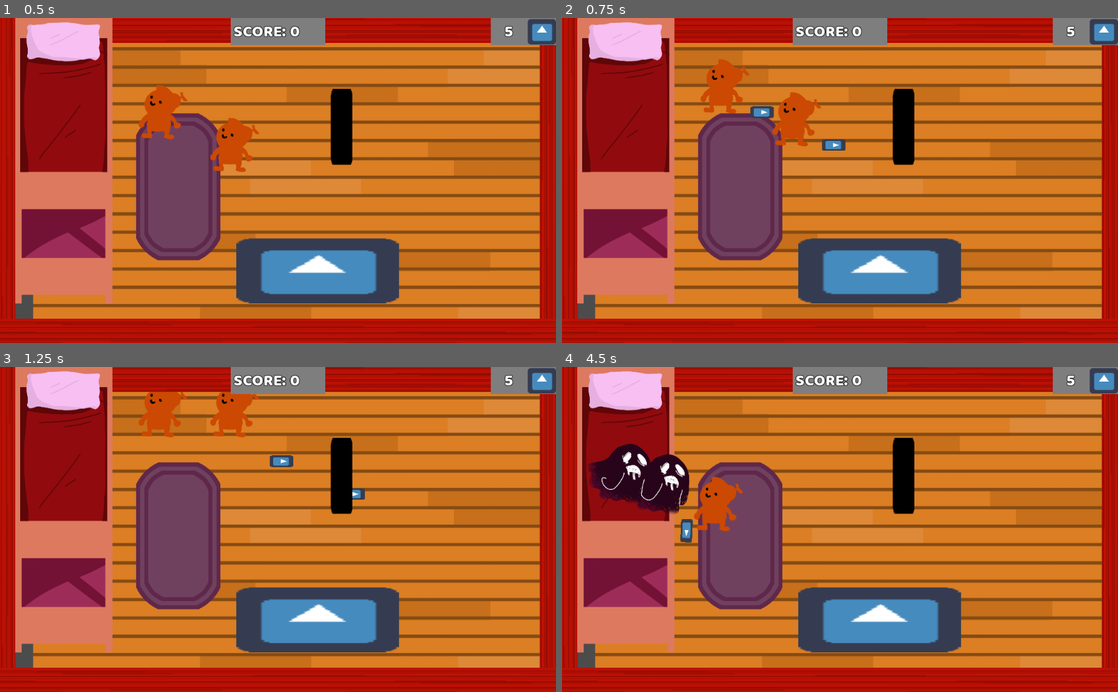
Above: before the commit, frames 1-4 (two rows, left to right).
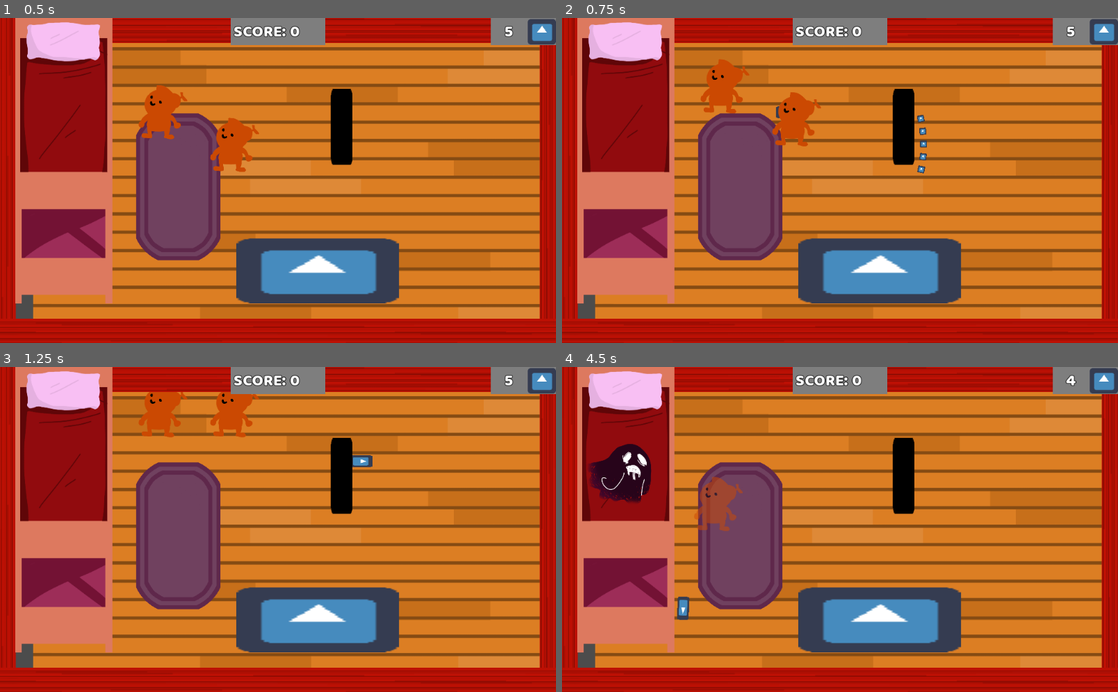
Above: after the commit, the same moments.

Repository: JuannFerrari/GlobalGameJam2019
Game: Godot game, scene res://Game.tscn
The game is run twice, just before and just after one commit, with the same random seed, the same clock (stepped at 60 frames per second) and the same inputs. The engine's default icon, where the game draws it, is replaced by a stand-in: a white triangle on a blue panel in a dark square.
Inputs:
- Up to frame 1 (0.5 s): no input
- Up to frame 2 (0.75 s): tap Enter (ui_accept) at 0.5 s; hold Up (ui_up) from 0.53 s (still down)
- Up to frame 3 (1.25 s): keep holding Up (ui_up); tap Enter (ui_accept) at 0.77 s
- Up to frame 4 (4.5 s): tap Enter (ui_accept) at 1.52, 3.02, 3.77 s; release Up (ui_up) at 2.03 s; hold Left (ui_left) 2.03-3.53 s; hold Down (ui_down) 3.53-4.28 s; hold Right (ui_right) from 4.28 s (still down)

Frame 1 is identical in both runs. In frame 2, 0.5% of the frame differs, in the area x 33-66%, y 27-48%; in frame 3, 0.4%; in frame 4, 2.4%, in the area x 12-93%, y 2-78%.

Commit message:
shotgun again

Diff:
--- a/Bullet.gd
+++ b/Bullet.gd
@@ -1,7 +1,7 @@
 extends Area2D
 
 
-const VEL=300
+const VEL=500
 export var direction = 0
 
 
--- a/EnemyOne.tscn
+++ b/EnemyOne.tscn
@@ -5,7 +5,8 @@
 
 [sub_resource type="CircleShape2D" id=1]
 
-radius = 1.0
+custom_solver_bias = 1.0
+radius = 64.0
 
 [node name="EnemyOne" type="Area2D"]
 collision_layer = 4
--- a/Game.tscn
+++ b/Game.tscn
@@ -1,9 +1,10 @@
-[gd_scene load_steps=5 format=2]
+[gd_scene load_steps=6 format=2]
 
 [ext_resource path="res://Player.tscn" type="PackedScene" id=1]
-[ext_resource path="res://Map.tscn" type="PackedScene" id=2]
-[ext_resource path="res://interface/Interface.tscn" type="PackedScene" id=3]
-[ext_resource path="res://Spawner.tscn" type="PackedScene" id=4]
+[ext_resource path="res://Player2.gd" type="Script" id=2]
+[ext_resource path="res://Map.tscn" type="PackedScene" id=3]
+[ext_resource path="res://interface/Interface.tscn" type="PackedScene" id=4]
+[ext_resource path="res://Spawner.tscn" type="PackedScene" id=5]
 
 [node name="Game" type="SkeletonIK"]
 
@@ -12,12 +13,13 @@
 
 [node name="Player2" parent="." instance=ExtResource( 1 )]
 position = Vector2( 430.559, 234.665 )
+script = ExtResource( 2 )
 
-[node name="Map" parent="." instance=ExtResource( 2 )]
+[node name="Map" parent="." instance=ExtResource( 3 )]
 
-[node name="Interface" parent="." instance=ExtResource( 3 )]
+[node name="Interface" parent="." instance=ExtResource( 4 )]
 
-[node name="Spawner" parent="." instance=ExtResource( 4 )]
+[node name="Spawner" parent="." instance=ExtResource( 5 )]
 
 [connection signal="health_changed" from="Player1" to="Interface" method="_on_Player1_health_changed"]
 [connection signal="hide" from="Player1" to="Interface" method="_on_Player_hide"]
--- a/Player2.gd
+++ b/Player2.gd
@@ -14,12 +14,9 @@
 export var MAX_SPEED=300
 export var shot_spread=0.1
 export var shot_count=5
+var bullet_scene = preload ("res://ShotgunBullet.tscn")
+signal health_changed(health)
 
-var bullet_scene = preload ("res://ShotgunBullet.tscn")
-
-# Called when the node enters the scene tree for the first time.
-func _ready():
-	pass # Replace with function body.
 
 func shoot_bullet():
 	for i in range (shot_count):
@@ -29,12 +26,10 @@
 	  bullet.set_rotation(bullet.direction)
 	  bullet.set_global_position(get_global_position())
 
+
 func _physics_process(delta):
 
 	if !dead:
-		if Input.is_action_just_pressed(action_shoot):
-			shoot_bullet()
-
 		if Input.is_action_just_pressed(action_shoot):
 			shoot_bullet()
 
@@ -44,6 +39,7 @@
 			motion.x= max(motion.x - ACCELERATION, -MAX_SPEED)
 		else:
 			motion.x=lerp(motion.x,0,0.2)
+
 		if Input.is_action_pressed(action_up):
 			motion.y=max(motion.y - ACCELERATION, -MAX_SPEED)
 		elif Input.is_action_pressed(action_down):
@@ -60,17 +56,8 @@
 			if ($AnimationPlayer.current_animation != "Move"):
 				$AnimationPlayer.play("Move")
 
-		var collide_info = move_and_collide(motion * delta)
-		if collide_info && collide_info.collider.name == 'EnemyOne':
-			if life-1 <= 0:
-				dead = true
-			else:
-				if can_take_damage:
-					life-=1
-					can_take_damage = false
-					$invul_timer.start(3)
-					modulate = Color(1,1,1,0.3)
-					$CollisionShape2D.disabled = true
+		move_and_collide(motion * delta)
+
 
 	else:
 		$AnimationPlayer.play("idle")
@@ -79,5 +66,25 @@
 
 func _on_invul_timer_timeout():
 	can_take_damage=true
-	modulate = Color(1,1,1,1)
+	if !dead:
+		modulate = Color(1,1,1,1)
 	$CollisionShape2D.disabled = false
+
+
+
+func take_damage():
+	if can_take_damage:
+		life-=1
+		emit_signal("health_changed",life)
+		can_take_damage = false
+		$invul_timer.start(1.5)
+		modulate = Color(1,1,1,0.3)
+		$CollisionShape2D.disabled = true
+
+	if life<=0:
+		dead = true
+		#is now ded blep
+		set_rotation_degrees(85)
+
+func _on_Hitbox_area_shape_entered(area_id, area, area_shape, self_shape):
+	pass
--- a/ShotgunBullet.gd
+++ b/ShotgunBullet.gd
@@ -1,6 +1,6 @@
 extends Area2D
 
-const VEL=800
+const VEL=1000
 
 export var direction=0
 
@@ -20,6 +20,7 @@
 
 
 
-func _on_ShotgunBullet_body_entered(body):
-	body.life-=1
-	queue_free()
+func _on_ShotgunBullet_area_entered(area):
+	print (area.name)
+	area.life-=1
+	queue_free()# Replace with function body.
--- a/ShotgunBullet.tscn
+++ b/ShotgunBullet.tscn
@@ -6,7 +6,7 @@
 [sub_resource type="CircleShape2D" id=1]
 
 
-[node name="Area2D" type="Area2D"]
+[node name="ShotgunBullet" type="Area2D"]
 collision_layer = 2
 collision_mask = 4
 script = ExtResource( 1 )
@@ -24,4 +24,4 @@
 
 [node name="VisibilityNotifier2D" type="VisibilityNotifier2D" parent="."]
 
-[connection signal="body_entered" from="." to="." method="_on_ShotgunBullet_body_entered"]
+[connection signal="area_entered" from="." to="." method="_on_ShotgunBullet_area_entered"]
